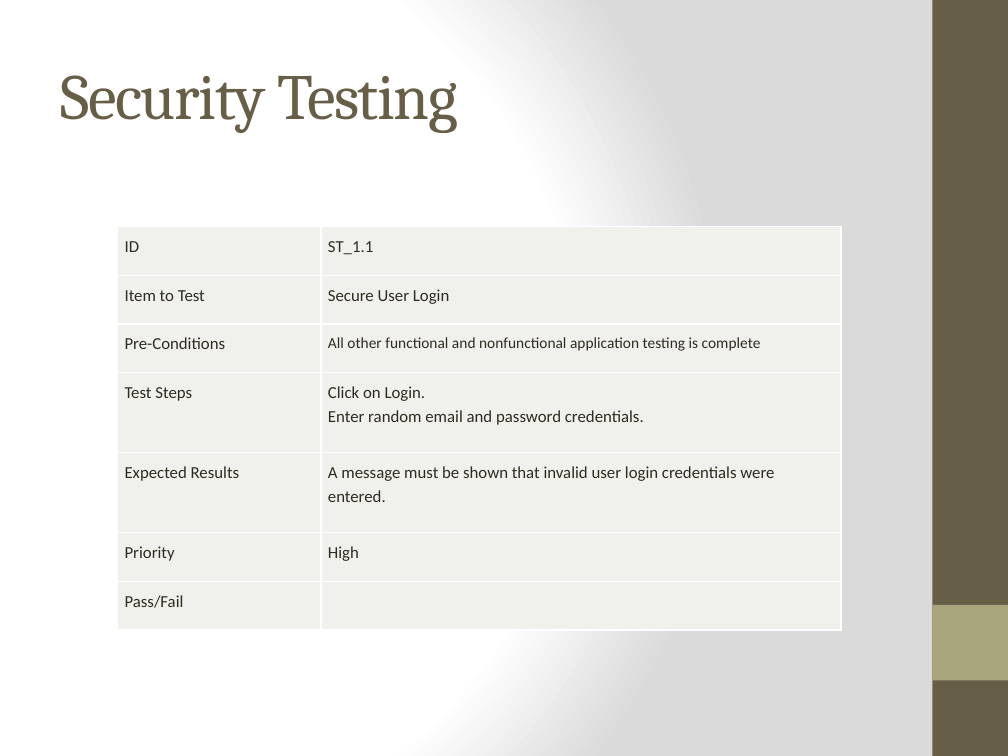
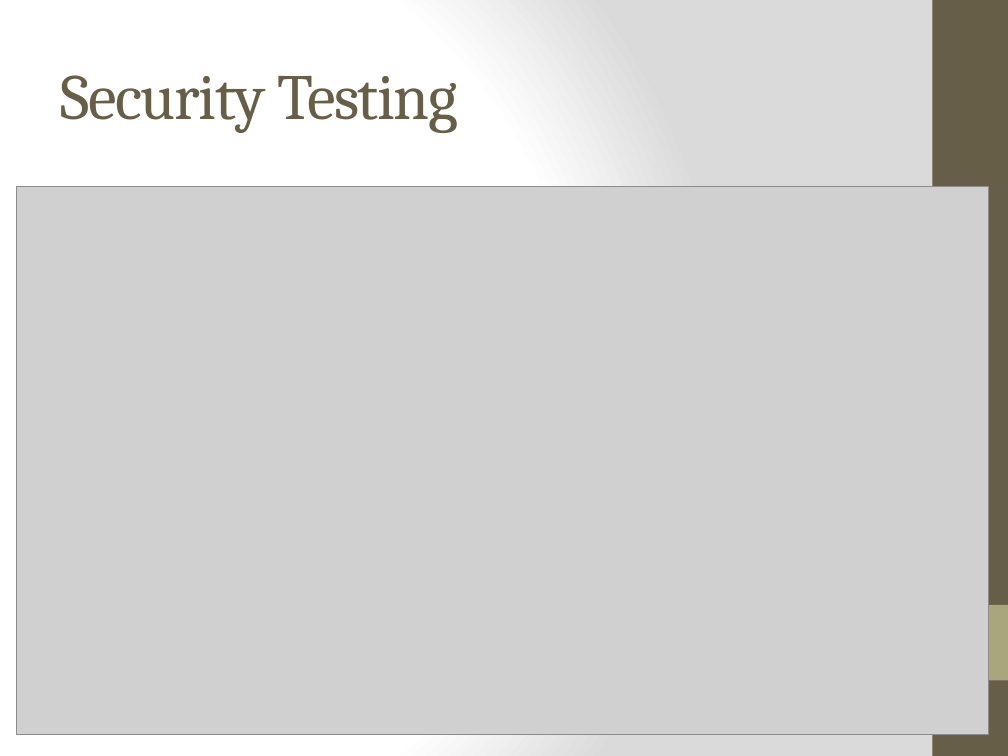
Before and after one commit to WesleyTrescott/MVC-Capstone, a slide deck: slide 20 of Test plan/Computech Corporation - Test Plan.pptx. Drawn at 1008x756 pixels with LibreOffice and Linux fonts; fonts in the diff are those of the drawing; grey boxes stand for pictures. Boxes give left, top, right and bottom in pixels: in the first picture for what was removed or moved away, otherwise in the second. Text is boxed around its words. In the diff, an @@ line names an element or a change of style, - is before the commit and + after.

Commit message:
Update test plan

```diff
--- a/Test plan/Computech Corporation - Test Plan.pptx
+++ b/Test plan/Computech Corporation - Test Plan.pptx
@@ picture added at box(17, 186, 989, 734) @@
@@ table removed at box(118, 227, 842, 630), 7 rows, 2 columns @@
-ID | ST_1.1
-Item to Test | Secure User Login
-Pre-Conditions | All other functional and nonfunctional application testing is complete
-Test Steps | Click on Login. Enter random email and password credentials.
-Expected Results | A message must be shown that invalid user login credentials were entered.
-Priority | High
-Pass/Fail | 
```
Also in this commit, not shown: 7 other slides changed, 1 other file.
